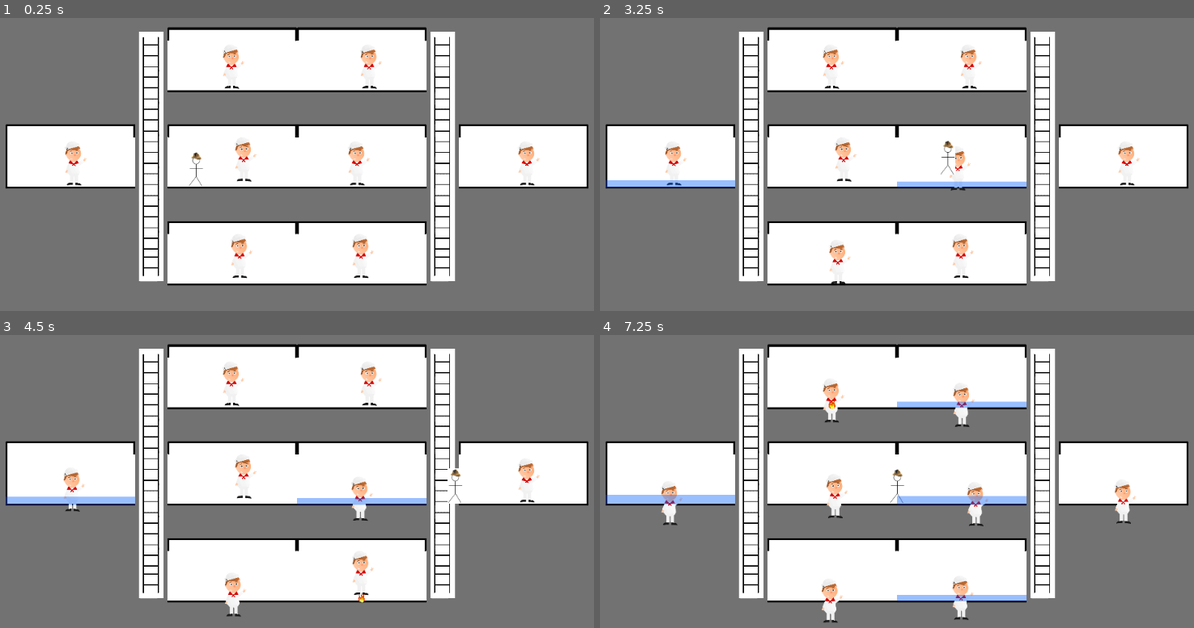
Above: before the commit, frames 1-4 (two rows, left to right).
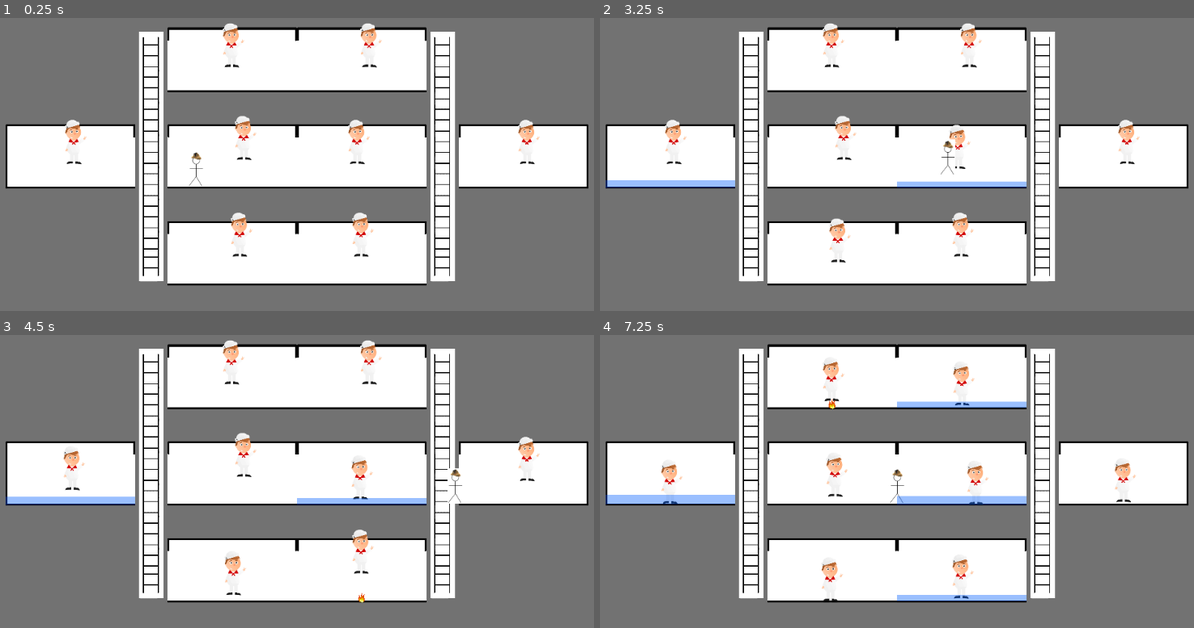
Above: after the commit, the same moments.

Repository: danielcannell/deep-clue-sea
Game: Godot game, scene res://Main.tscn
The game is run twice, just before and just after one commit, with the same random seed, the same clock (stepped at 60 frames per second) and the same inputs.
Inputs (mouse positions are in pixels of both pictures, inside the frame that each line leads up to):
- Up to frame 1 (0.25 s): no input
- Up to frame 2 (3.25 s): tap Enter at 0.5, 2 s; move the mouse to (671, 155) at 0.52 s; hold D (move_right) 0.53-2.03 s; click (671, 155) at 0.67 s; tap Space (jump) at 0.77, 1.25, 1.52, 3.02 s; move the mouse to (962, 59) at 1.27 s; click (962, 59) at 1.42 s; move the mouse to (962, 155) at 2.02 s; hold A (move_left) 2.03-2.78 s; click (962, 155) at 2.17 s; move the mouse to (962, 252) at 2.77 s; hold D (move_right) from 2.78 s (still down); click (962, 252) at 2.92 s
- Up to frame 3 (4.5 s): move the mouse to (231, 376) at 3.52 s; click (231, 376) at 3.67 s; tap Space (jump) at 3.77 s; move the mouse to (231, 472) at 4.27 s; release D (move_right) at 4.28 s; hold A (move_left) from 4.28 s (still down); click (231, 472) at 4.42 s
- Up to frame 4 (7.25 s): tap Space (jump) at 4.52, 6.02, 6.77 s; move the mouse to (831, 569) at 5.02 s; release A (move_left) at 5.03 s; hold D (move_right) 5.03-5.78 s; click (831, 569) at 5.17 s; move the mouse to (1122, 472) at 5.77 s; hold A (move_left) from 5.78 s (still down); click (1122, 472) at 5.92 s; move the mouse to (1039, 449) at 6.52 s

The runs differ from the first frame. In frame 1, 2.7% of the frame differs, in the area x 10-91%, y 1-89%; in frame 2, 2.6%; in frame 3, 2.7%; in frame 4, 3.1%, in the area x 10-91%, y 9-99%.

Commit message:
Make crewman walk on the floor not in the floor

Diff:
--- a/crewmen/Crewman.tscn
+++ b/crewmen/Crewman.tscn
@@ -19,9 +19,8 @@
 radius = 65.0
 height = 250.0
 
-[node name="Crewman" type="Area2D"]
+[node name="Crewman" type="Area2D" index="0"]
 
-position = Vector2( 0, -174 )
 input_pickable = true
 gravity_vec = Vector2( 0, 1 )
 gravity = 98.0
@@ -34,6 +33,7 @@
 
 [node name="AnimatedSprite" type="AnimatedSprite" parent="." index="0"]
 
+position = Vector2( 0, -170 )
 scale = Vector2( 1.5, 1.5 )
 frames = SubResource( 1 )
 animation = "default"
@@ -41,9 +41,10 @@
 
 [node name="CollisionShape2D" type="CollisionShape2D" parent="." index="1"]
 
-position = Vector2( -2.5, -2 )
+position = Vector2( -2.5, -170 )
 scale = Vector2( 0.977941, 1 )
 shape = SubResource( 2 )
+_sections_unfolded = [ "Transform" ]
 
 [node name="PathPlanner" type="Node" parent="." index="2"]
 
